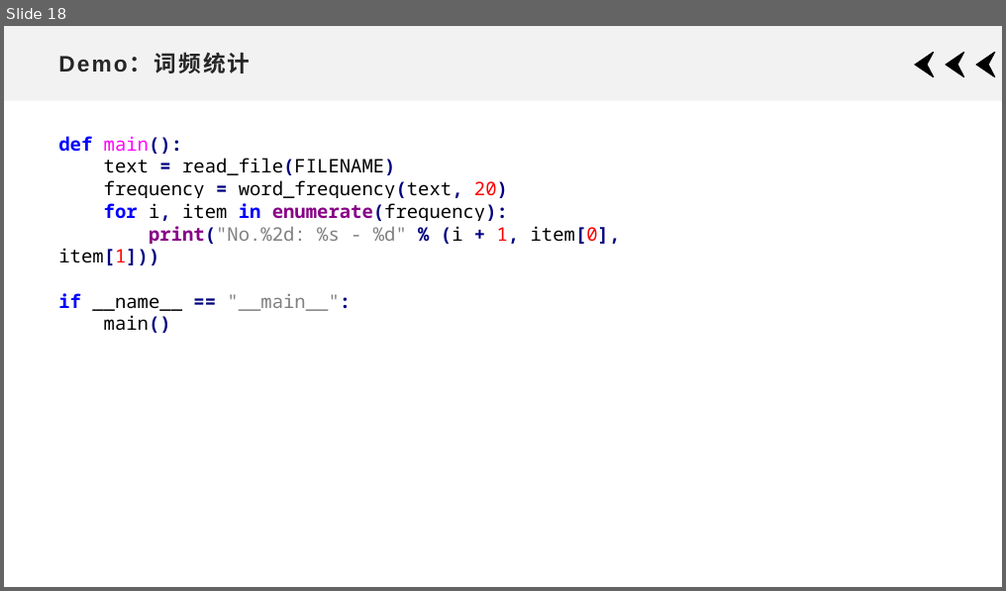
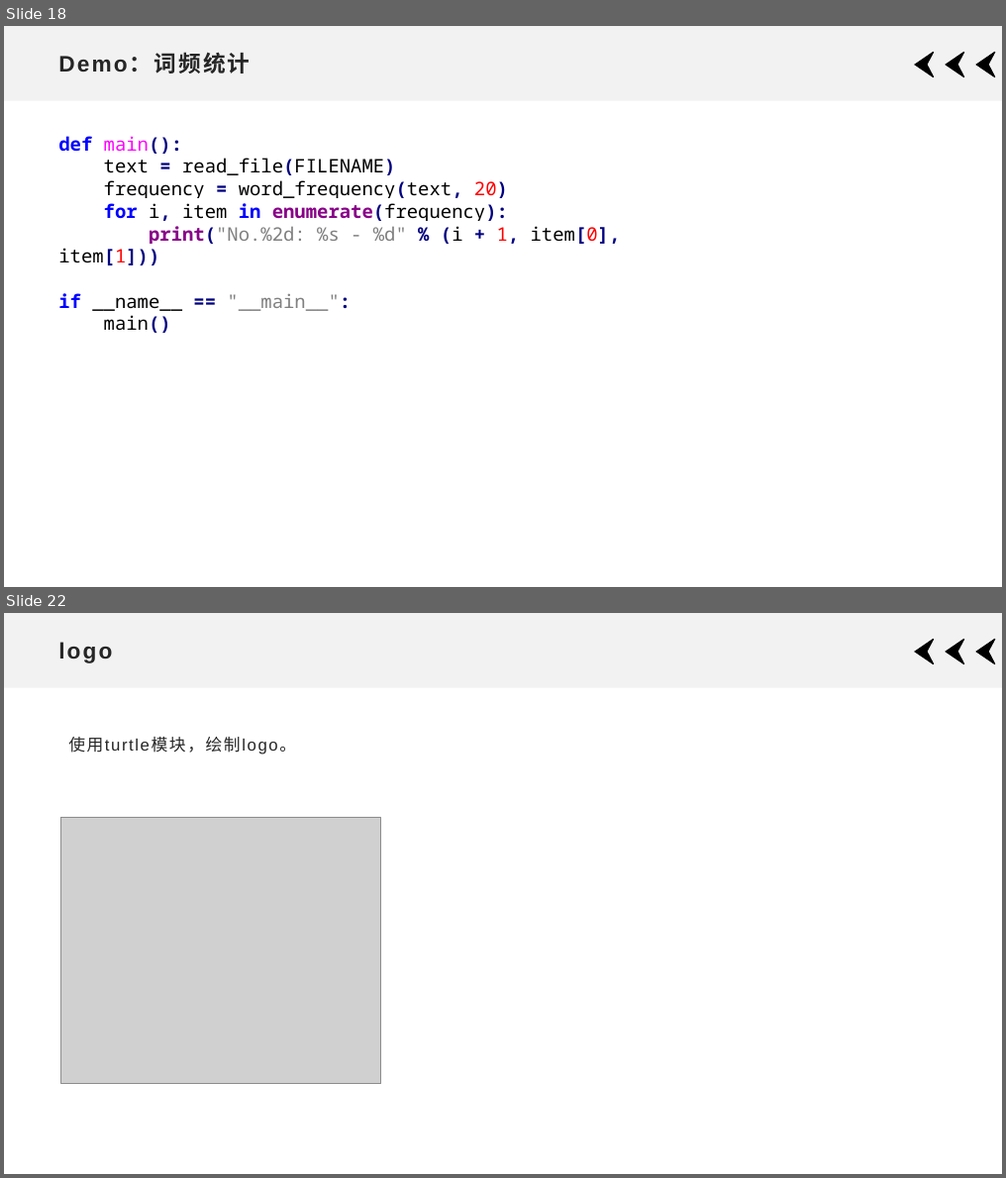
Before and after one commit to xdai02/Python, a slide deck: slides/Chapter6.pptx. Shown one above the other, each under a label of ours: slide 18 before the commit, slides 18 and 22 after it; the slides between them are not shown. The pictures are 1006x591 and 1006x1178 pixels, drawn with LibreOffice and Linux fonts; fonts in the diff are those of the drawing; grey boxes stand for pictures. Boxes give left, top, right and bottom in pixels: in the first picture for what was removed or moved away, otherwise in the second. Text is boxed around its words. In the diff, an @@ line names an element or a change of style, - is before the commit and + after.

```diff
--- a/slides/Chapter6.pptx
+++ b/slides/Chapter6.pptx
@@ slide 22 added at (4,613,1002,1174), background #FFFFFF; not listed: 4 template elements that a slide beside it also shows @@
@@ title added at (58,642,112,663), 21.6 pt, text #262626, bold @@
+logo
@@ text added at (68,737,296,755), 16 pt, text #262626 @@
+使用turtle模块，绘制logo。
@@ picture added at (61,818,381,1084) @@
```
Also in this commit, not shown: 4 other slides added, 7 other files.
